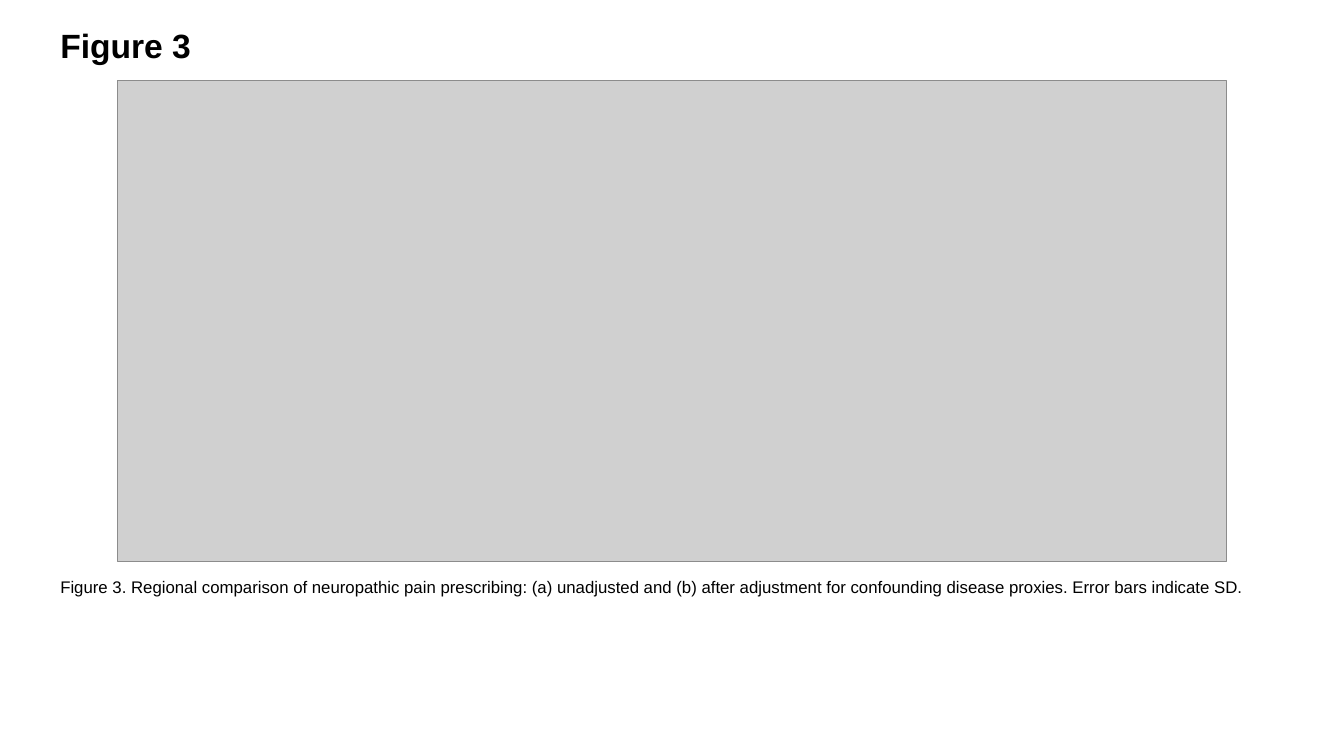
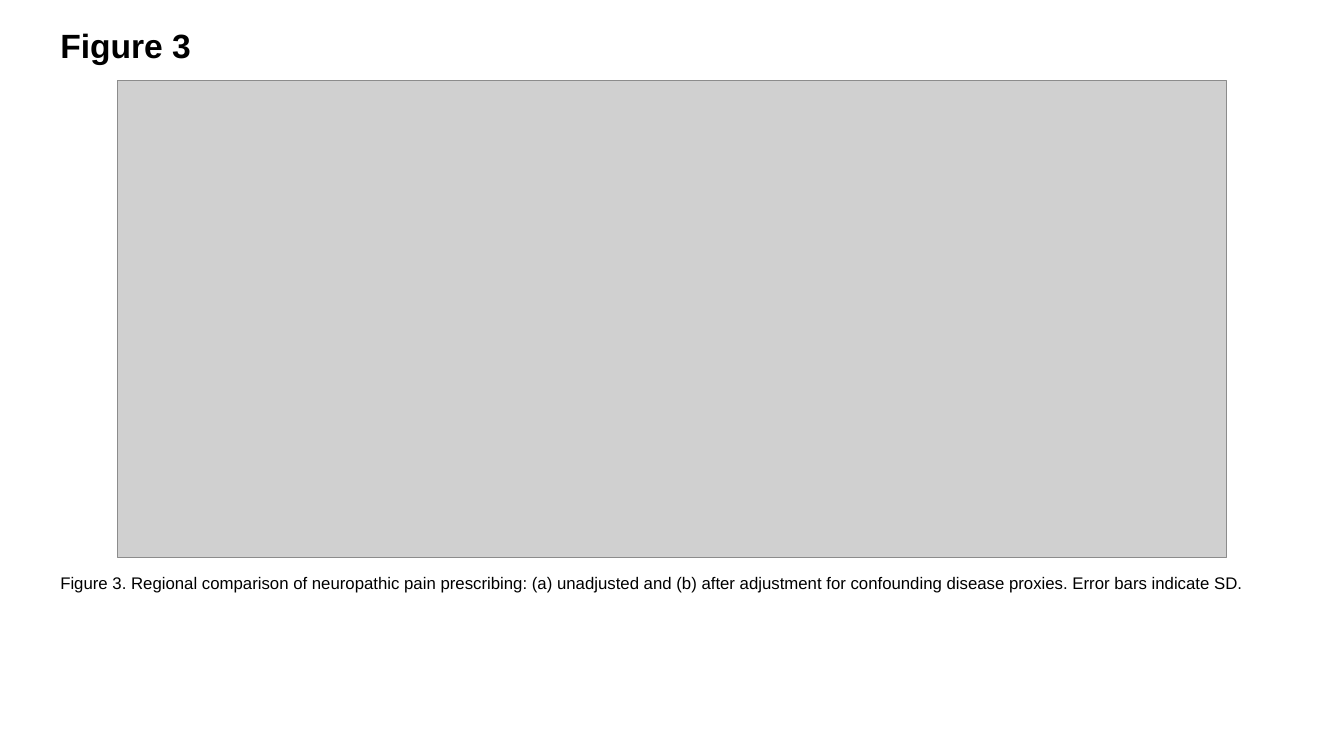
Before and after one commit to bougtoir/heat-accidents-mortality, a slide deck: slide 3 of ndb-pain-regional-variation-japan/output/je/JE_figures_EN.pptx. Drawn at 1344x756 pixels with LibreOffice and Linux fonts; fonts in the diff are those of the drawing; grey boxes stand for pictures. Boxes give left, top, right and bottom in pixels: in the first picture for what was removed or moved away, otherwise in the second. Text is boxed around its words. In the diff, an @@ line names an element or a change of style, - is before the commit and + after.

```diff
--- a/ndb-pain-regional-variation-japan/output/je/JE_figures_EN.pptx
+++ b/ndb-pain-regional-variation-japan/output/je/JE_figures_EN.pptx
@@ picture: place and size @@
-picture at (118, 81, 1227, 562)
+picture at (118, 81, 1227, 558)
@@ text "Figure 3. Regional comparison of ...": place and size @@
-text "Figure 3. Regional comparison of ..." at (60, 581, 1242, 597)
+text "Figure 3. Regional comparison of ..." at (60, 577, 1242, 593)
```
Also in this commit, not shown: 3 other slides changed, 22 other files.
